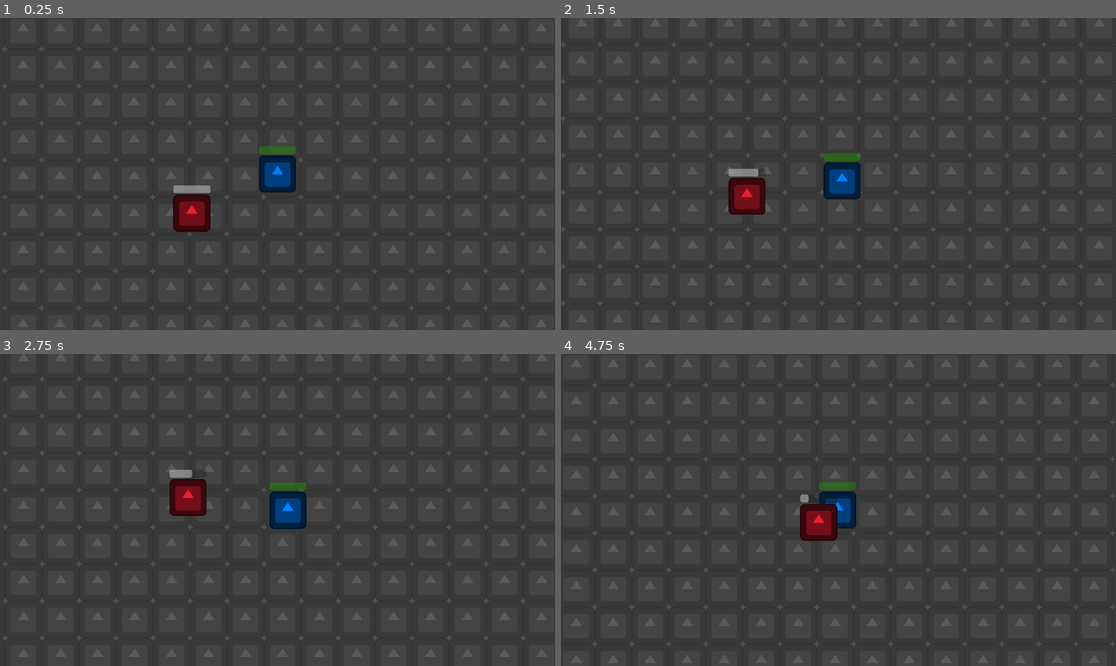
Above: before the commit, frames 1-4 (two rows, left to right).
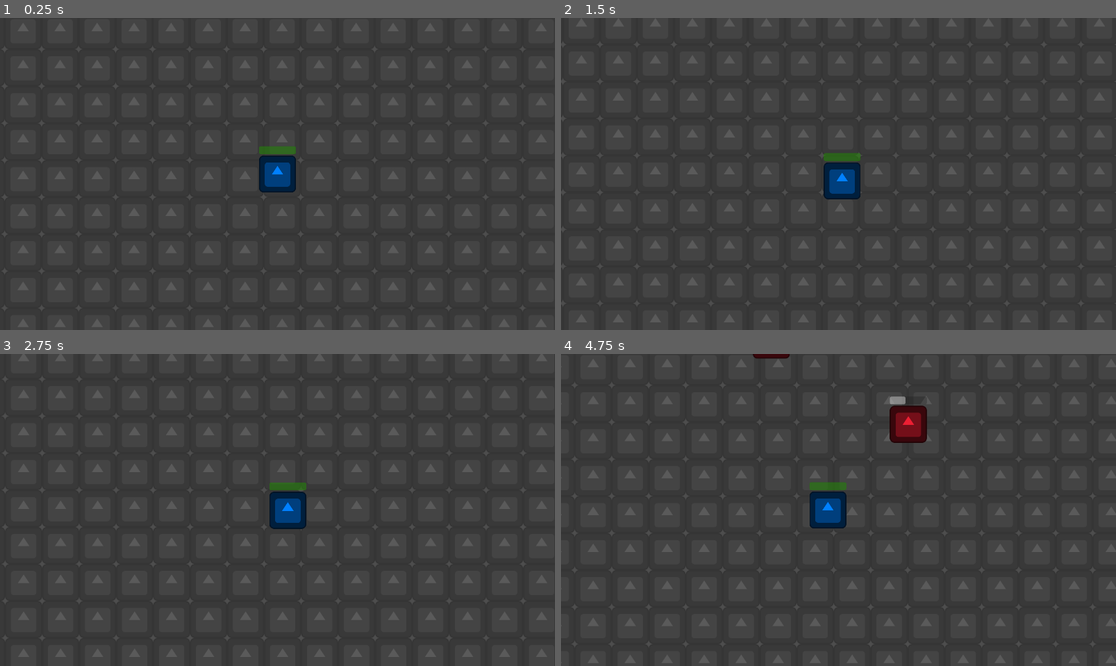
Above: after the commit, the same moments.

Repository: alfroids/survivors-clone
Game: Godot game, scene res://World/world.tscn
Two runs of this game, one before a commit and one after it. Both use one fixed random seed, a clock stepped at 60 frames per second and the inputs below. The engine's default icon, where the game draws it, is replaced by a stand-in: a white triangle on a blue panel in a dark square.
Inputs:
- Up to frame 1 (0.25 s): no input
- Up to frame 2 (1.5 s): hold D (move_right) 0.53-1.28 s; hold S (move_down) from 1.28 s (still down)
- Up to frame 3 (2.75 s): release S (move_down) at 2.03 s; hold D (move_right) from 2.03 s (still down)
- Up to frame 4 (4.75 s): release D (move_right) at 2.78 s; hold W (move_up) 2.78-3.53 s; hold A (move_left) from 3.53 s (still down)

The runs differ from the first frame. In frame 1, 1.0% of the frame differs, in the area x 31-38%, y 53-69%; in frame 2, 0.9%; in frame 3, 0.9%; in frame 4, 9.4%, in the area x 0-100%, y 0-100%.

Commit message:
Create EnemyData resource

Diff:
--- a/Enemy/enemy.gd
+++ b/Enemy/enemy.gd
@@ -1,18 +1,25 @@
+class_name Enemy
 extends CharacterBody2D
 
 
-@export var max_health: int = 10
-@export var move_speed: float = 100.0
+@export var enemy_data: EnemyData
 
-@onready var player: CharacterBody2D = get_tree().get_first_node_in_group(&"player") as CharacterBody2D
-@onready var health_bar: ProgressBar = $HealthBar as ProgressBar
-@onready var health: int = max_health:
+var max_health: int
+var move_speed: float
+var health: int:
 	set(h):
 		health = clampi(h, 0, max_health)
 		health_bar.value = health
 
+@onready var player: CharacterBody2D = get_tree().get_first_node_in_group(&"player") as CharacterBody2D
+@onready var health_bar: ProgressBar = $HealthBar as ProgressBar
+
 
 func _ready() -> void:
+	max_health = enemy_data.max_health
+	move_speed = enemy_data.move_speed
+	health = max_health
+
 	health_bar.max_value = max_health
 	health_bar.value = health
 
--- a/Enemy/enemy.tscn
+++ b/Enemy/enemy.tscn
@@ -1,11 +1,17 @@
-[gd_scene load_steps=12 format=3 uid="uid://b1kan3wtv5trr"]
+[gd_scene load_steps=14 format=3 uid="uid://b1kan3wtv5trr"]
 
 [ext_resource type="Texture2D" uid="uid://bor6xfqb3k54d" path="res://icon.svg" id="1_54a1r"]
 [ext_resource type="Script" path="res://Enemy/enemy.gd" id="1_r2jj5"]
+[ext_resource type="Script" path="res://EnemyData/enemy_data.gd" id="2_ouuid"]
 [ext_resource type="Shader" uid="uid://y682225ucbre" path="res://recolor.tres" id="2_xuysw"]
 [ext_resource type="Script" path="res://Hurtbox/hurtbox.gd" id="4_fjgfo"]
 [ext_resource type="Script" path="res://Hitbox/hitbox.gd" id="4_jtv4c"]
 [ext_resource type="Script" path="res://DamageData/damage_data.gd" id="5_2gdeb"]
+
+[sub_resource type="Resource" id="Resource_7wh8l"]
+script = ExtResource("2_ouuid")
+max_health = 10
+move_speed = 100.0
 
 [sub_resource type="ShaderMaterial" id="ShaderMaterial_o12hw"]
 shader = ExtResource("2_xuysw")
@@ -31,6 +37,7 @@
 collision_mask = 3
 motion_mode = 1
 script = ExtResource("1_r2jj5")
+enemy_data = SubResource("Resource_7wh8l")
 
 [node name="Sprite2D" type="Sprite2D" parent="."]
 material = SubResource("ShaderMaterial_o12hw")
--- /dev/null
+++ b/EnemyData/enemy_data.gd
@@ -0,0 +1,8 @@
+class_name EnemyData
+extends Resource
+
+
+@export var texture: Texture
+@export var max_health: int
+@export var move_speed: float
+@export var damage_data: DamageData
--- /dev/null
+++ b/EnemySpawner/enemy_spawner.gd
@@ -0,0 +1,18 @@
+extends Path2D
+
+
+@export var enemy_scene: PackedScene
+
+@onready var spawn_timer: Timer = $SpawnTimer as Timer
+@onready var spawn_location: PathFollow2D = $SpawnLocation as PathFollow2D
+
+
+func _on_spawn_timer_timeout() -> void:
+	spawn_location.progress_ratio = randf()
+
+	var enemy: Enemy = enemy_scene.instantiate() as Enemy
+	enemy.global_position = spawn_location.global_position
+	enemy.top_level = true
+	add_child(enemy)
+
+	spawn_timer.start(randf_range(2.0, 6.0))
--- /dev/null
+++ b/EnemySpawner/enemy_spawner.tscn
@@ -0,0 +1,24 @@
+[gd_scene load_steps=4 format=3 uid="uid://mp0jyph8nc4y"]
+
+[ext_resource type="Script" path="res://EnemySpawner/enemy_spawner.gd" id="1_jygbs"]
+[ext_resource type="PackedScene" uid="uid://b1kan3wtv5trr" path="res://Enemy/enemy.tscn" id="2_1w5m5"]
+
+[sub_resource type="Curve2D" id="Curve2D_p5lqw"]
+_data = {
+"points": PackedVector2Array(0, 0, 0, 0, -1024, -640, 0, 0, 0, 0, 1088, -640, 0, 0, 0, 0, 1088, 640, 0, 0, 0, 0, -1024, 640, 0, 0, 0, 0, -1024, -640)
+}
+point_count = 5
+
+[node name="EnemySpawner" type="Path2D"]
+curve = SubResource("Curve2D_p5lqw")
+script = ExtResource("1_jygbs")
+enemy_scene = ExtResource("2_1w5m5")
+
+[node name="SpawnLocation" type="PathFollow2D" parent="."]
+position = Vector2(-1024, -640)
+
+[node name="SpawnTimer" type="Timer" parent="."]
+one_shot = true
+autostart = true
+
+[connection signal="timeout" from="SpawnTimer" to="." method="_on_spawn_timer_timeout"]
--- a/World/world.tscn
+++ b/World/world.tscn
@@ -3,7 +3,7 @@
 [ext_resource type="Shader" uid="uid://y682225ucbre" path="res://recolor.tres" id="1_37jq6"]
 [ext_resource type="Texture2D" uid="uid://bor6xfqb3k54d" path="res://icon.svg" id="1_yc8kb"]
 [ext_resource type="PackedScene" uid="uid://s8aop3m7u4gi" path="res://Player/player.tscn" id="2_44pw7"]
-[ext_resource type="PackedScene" uid="uid://b1kan3wtv5trr" path="res://Enemy/enemy.tscn" id="3_rxeap"]
+[ext_resource type="PackedScene" uid="uid://mp0jyph8nc4y" path="res://EnemySpawner/enemy_spawner.tscn" id="4_mpkwq"]
 
 [sub_resource type="ShaderMaterial" id="ShaderMaterial_38qxr"]
 shader = ExtResource("1_37jq6")
@@ -24,5 +24,4 @@
 process_callback = 0
 position_smoothing_enabled = true
 
-[node name="Enemy" parent="." instance=ExtResource("3_rxeap")]
-position = Vector2(-319, 146)
+[node name="EnemySpawner" parent="Player" instance=ExtResource("4_mpkwq")]
